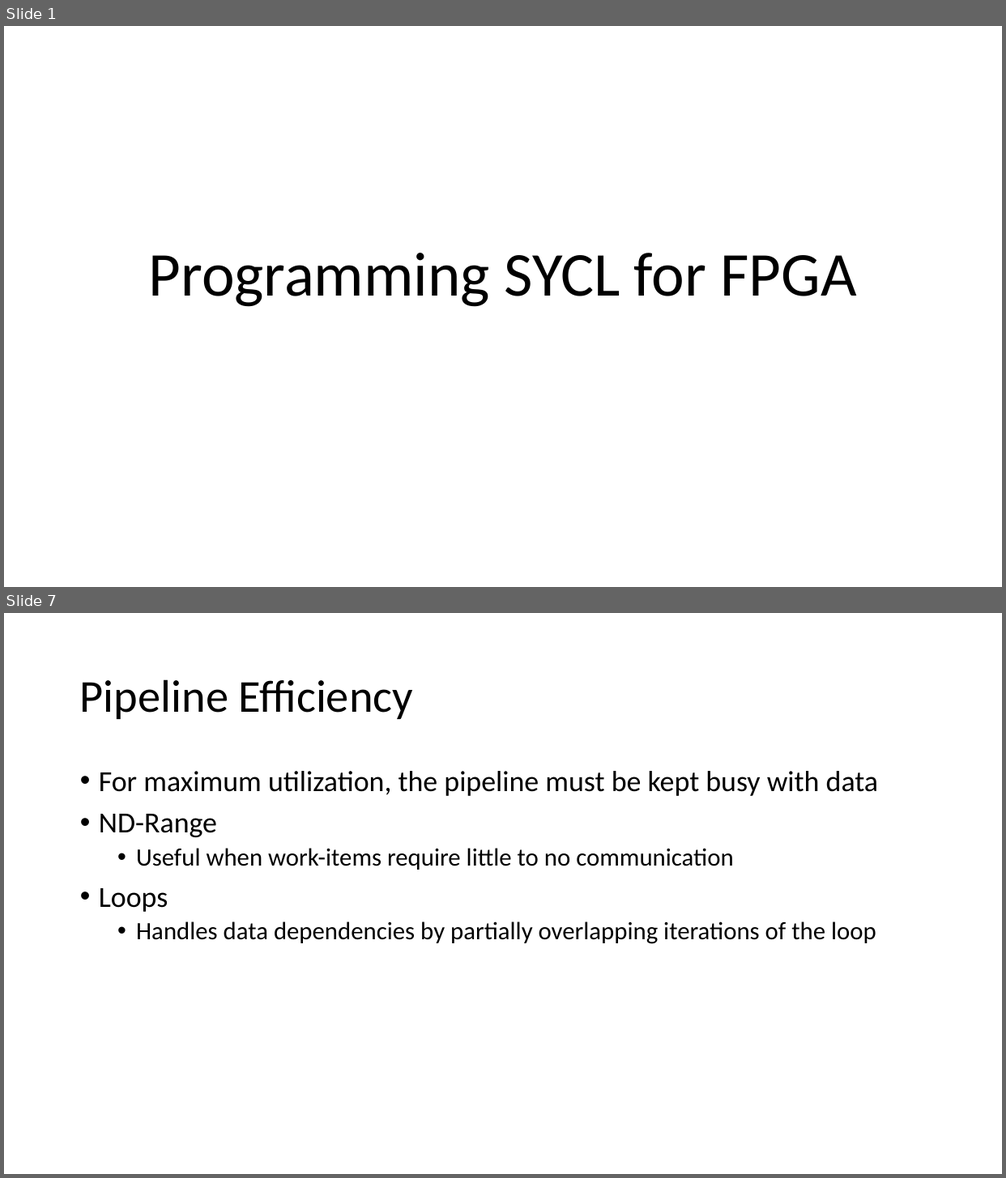
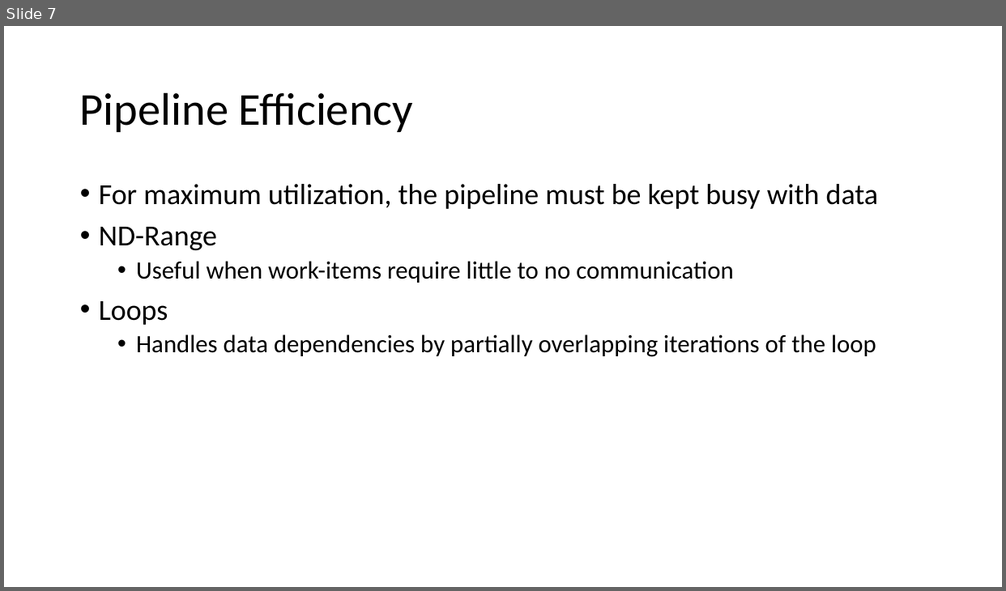
Before and after one commit to BenjaminMFindley/Reconfig-2-SYCL-DPCPP, a slide deck: Slides/SYCL_FPGA.pptx. Shown one above the other, each under a label of ours: slides 1 and 7 before the commit, slide 7 after it; the slides between them are not shown. The pictures are 1006x1178 and 1006x591 pixels, drawn with LibreOffice and Linux fonts; fonts in the diff are those of the drawing. Boxes give left, top, right and bottom in pixels: in the first picture for what was removed or moved away, otherwise in the second. Text is boxed around its words. In the diff, an @@ line names an element or a change of style, - is before the commit and + after.

Commit message:
updated FPGA slides to use template

```diff
--- a/Slides/SYCL_FPGA.pptx
+++ b/Slides/SYCL_FPGA.pptx
@@ slide 1 removed at [4,26,1002,587], background #FFFFFF @@
@@ text removed at [149,253,857,307] @@
-Programming SYCL for FPGA
```
Also in this commit, not shown: 4 slides changed, 2 slides added, 3 other slides removed.
